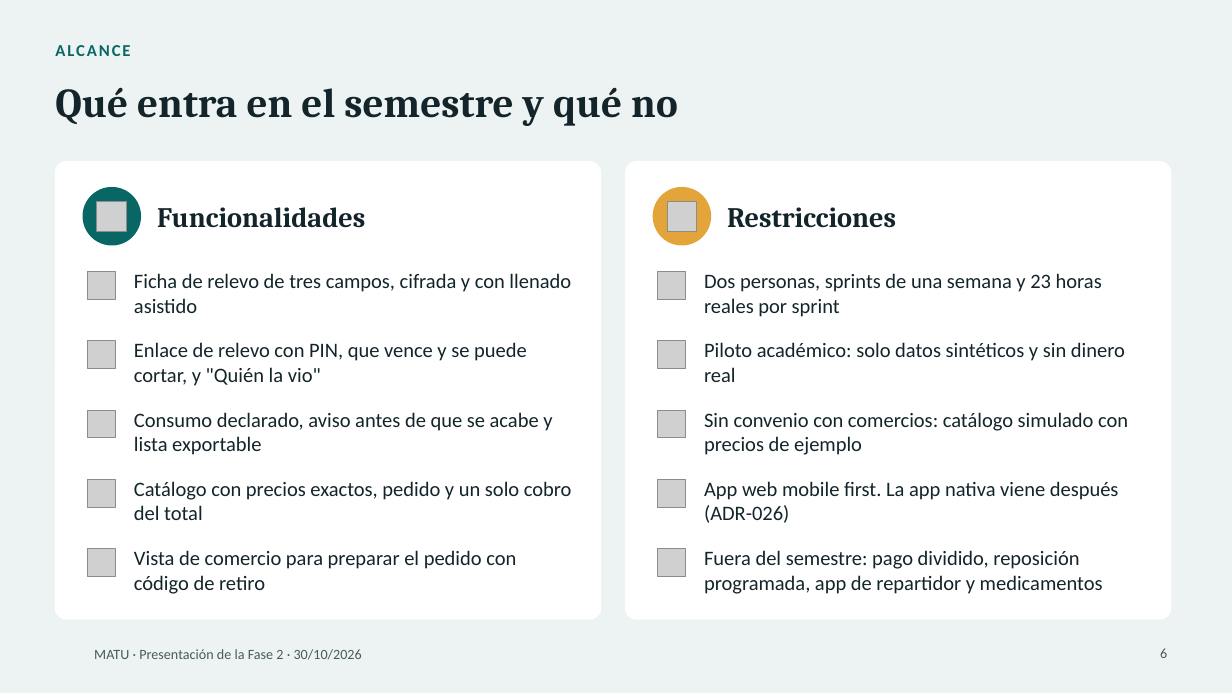
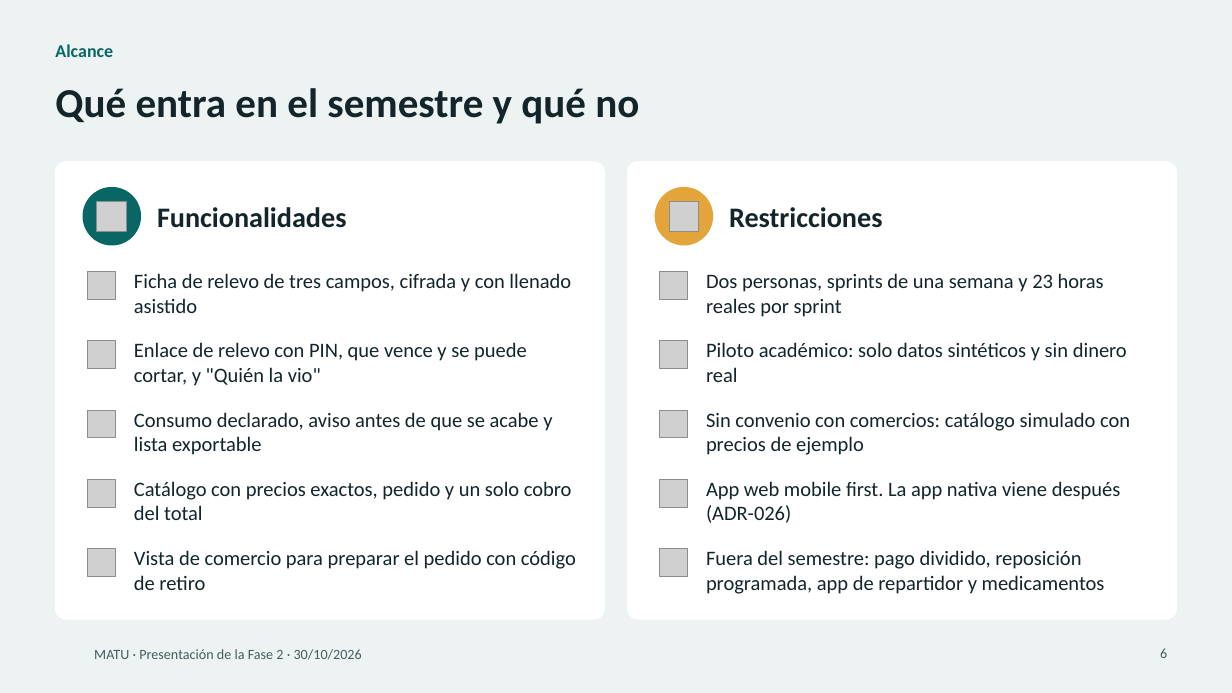
Before and after one commit to MartinHenriquez131/MATU, a slide deck: slide 6 of Fase 2/Evidencias Proyecto/MATU_Presentacion_Fase2.pptx. Drawn at 1232x693 pixels with LibreOffice and Linux fonts; fonts in the diff are those of the drawing; grey boxes stand for pictures; background and template pictures are left out. Boxes give left, top, right and bottom in pixels: in the first picture for what was removed or moved away, otherwise in the second. Text is boxed around its words. In the diff, an @@ line names an element or a change of style, - is before the commit and + after.

```diff
--- a/Fase 2/Evidencias Proyecto/MATU_Presentacion_Fase2.pptx
+++ b/Fase 2/Evidencias Proyecto/MATU_Presentacion_Fase2.pptx
@@ text at [55, 44, 113, 57]: text changed; size 13 to 14 pt @@
-ALCANCE
+Alcance
@@ rounded rectangle: place and size @@
-rounded rectangle at [626, 162, 1171, 619]
+rounded rectangle at [628, 162, 1177, 619]
@@ font Cambria to Calibri in 3 elements at [55, 88, 639, 124], [157, 207, 346, 228], [729, 207, 882, 228] @@
@@ text "Vista de comercio para preparar ..." rewrapped from [134, 550, 516, 594] to [134, 550, 576, 590] @@
```
Also in this commit, not shown: 16 other slides changed, 1 slide added, 2 other files.
